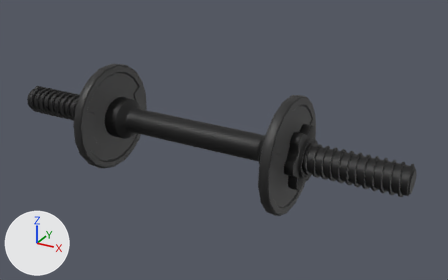
An edit to the FBX model Assets/Dumbell Assets/dumbbell_1.25s.fbx, drawn before and after from the same camera.
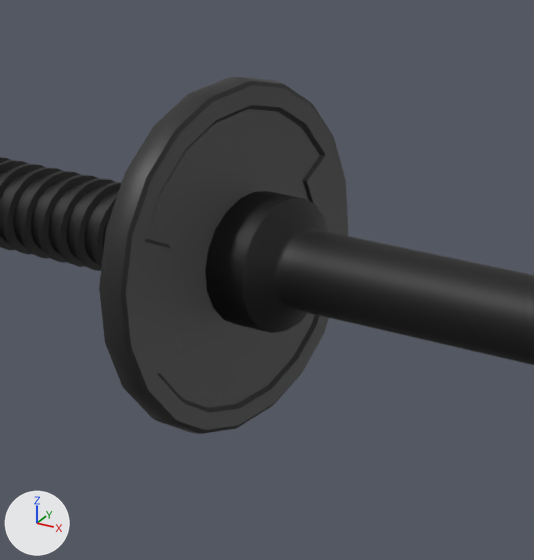
The first picture shows the older version from a camera (50 mm lens) standing at (0.194, -0.314, 0.157) and looking at (0.017, 0.008, -0.004). The close-ups show both versions on the part from 10% to 45% of the width and 15% to 73% of the height of that picture. Arrows for +X, +Y and +Z are at lower left; the lights stay in place.

The first close-up shows 'Dumbbell_Part_01', 'Dumbbell_Part_02__1_'.
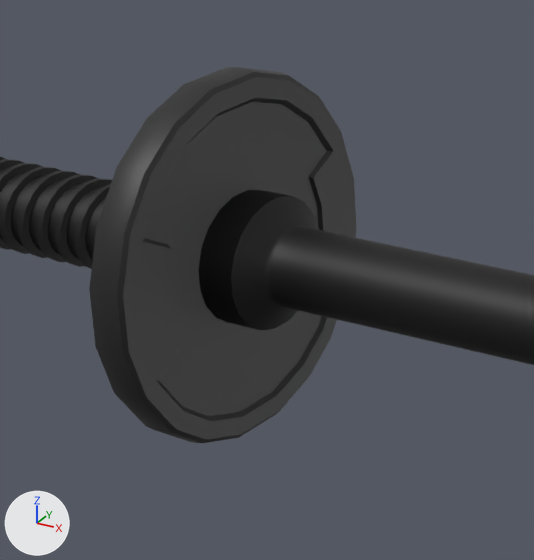
Boxes [x1, y1, x2, y2] around the edits, measured in the close-ups (534 x 560 px):
'Dumbbell_Part_02__1_', mesh rescaled (8% wider)
    before: [99, 77, 348, 434]
    after: [89, 67, 357, 443]
'Dumbbell_Part_01', rescaled
    both: [0, 157, 534, 365]

What changed in the scene script:
```text
Change me_scene_007:
    where me_scene_007.from_pydata(...)  # 448 vertices, 896 faces; spans x -4.83..5.03, y -0.56..0.3, z -5.02..5.02
    used by ob_dumbbell_part_02__1; parent = ob_dumbbell; location = (-6.765, 0.0, 0.0); rotation_euler = (-3.142, 0.0, -1.571), in degrees (-180, 0, -90); scale = (0.731, 0.731, 0.731)
    me_scene_007 part 1: the whole mesh is scaled about its middle by (1.05, 1.29, 1.05)
Change ob_dumbbell_part_01:
    ob_dumbbell_part_01.scale: (0.804, 0.699, 0.752) -> (0.844, 0.699, 0.752)
```
